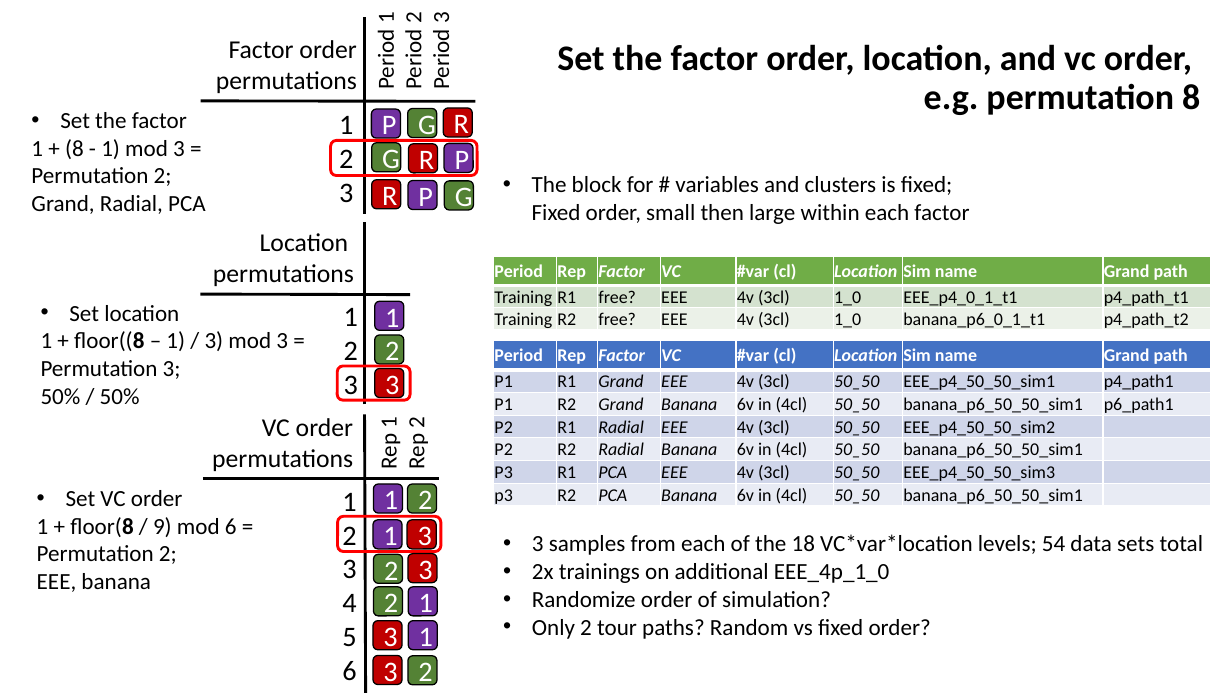
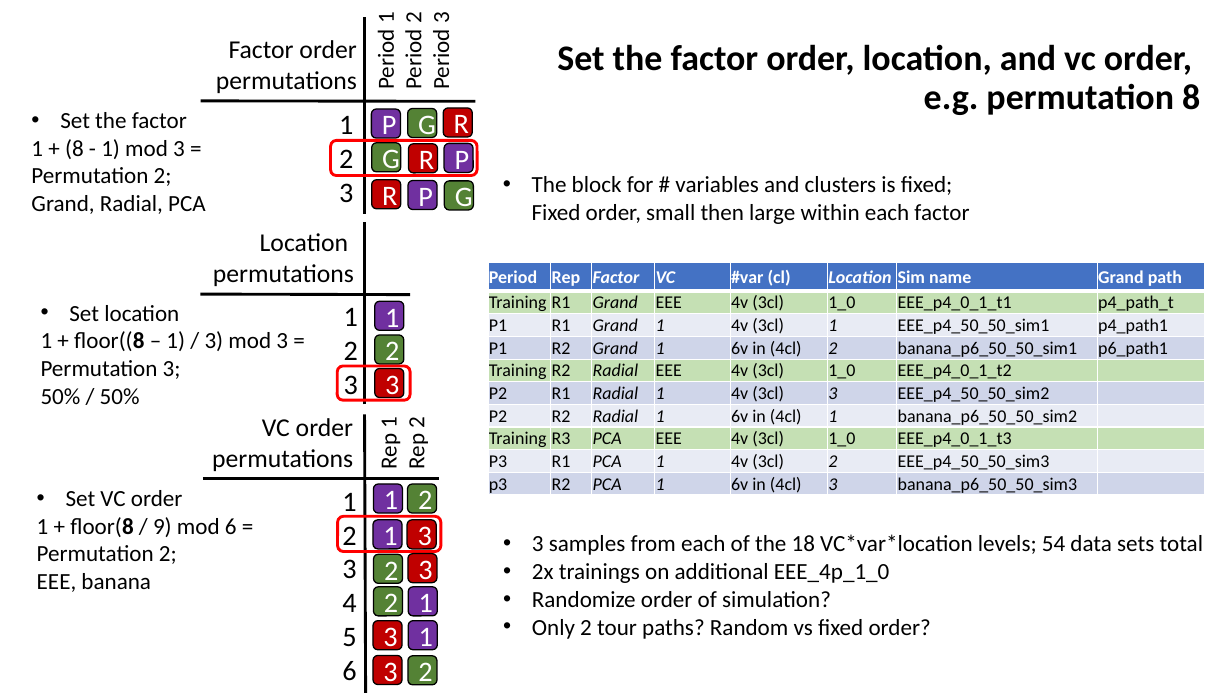
Before and after one commit to nspyrison/spinifex_study, a slide deck: slide 3 of paper/figures/Experimental design graphics.pptx. Drawn at 1232x693 pixels with LibreOffice and Linux fonts; fonts in the diff are those of the drawing. Boxes give left, top, right and bottom in pixels: in the first picture for what was removed or moved away, otherwise in the second. Text is boxed around its words. In the diff, an @@ line names an element or a change of style, - is before the commit and + after.

```diff
--- a/paper/figures/Experimental design graphics.pptx
+++ b/paper/figures/Experimental design graphics.pptx
@@ table at [488, 262, 1204, 499] @@
-row 2: P1 | R1 | Grand | EEE | 4v (3cl) | 50_50 | EEE_p4_50_50_sim1 | p4_path1
-row 3: P1 | R2 | Grand | Banana | 6v in (4cl) | 50_50 | banana_p6_50_50_sim1 | p6_path1
-row 4: P2 | R1 | Radial | EEE | 4v (3cl) | 50_50 | EEE_p4_50_50_sim2 | 
-row 5: P2 | R2 | Radial | Banana | 6v in (4cl) | 50_50 | banana_p6_50_50_sim1 | 
-row 6: P3 | R1 | PCA | EEE | 4v (3cl) | 50_50 | EEE_p4_50_50_sim3 | 
-row 7: p3 | R2 | PCA | Banana | 6v in (4cl) | 50_50 | banana_p6_50_50_sim1 | 
+row 2: Training | R1 | Grand | EEE | 4v (3cl) | 1_0 | EEE_p4_0_1_t1 | p4_path_t
+row 3: P1 | R1 | Grand | 1 | 4v (3cl) | 1 | EEE_p4_50_50_sim1 | p4_path1
+row 4: P1 | R2 | Grand | 1 | 6v in (4cl) | 2 | banana_p6_50_50_sim1 | p6_path1
+row 5: Training | R2 | Radial | EEE | 4v (3cl) | 1_0 | EEE_p4_0_1_t2 | 
+row 6: P2 | R1 | Radial | 1 | 4v (3cl) | 3 | EEE_p4_50_50_sim2 | 
+row 7: P2 | R2 | Radial | 1 | 6v in (4cl) | 1 | banana_p6_50_50_sim2 | 
+row 8: Training | R3 | PCA | EEE | 4v (3cl) | 1_0 | EEE_p4_0_1_t3 | 
+row 9: P3 | R1 | PCA | 1 | 4v (3cl) | 2 | EEE_p4_50_50_sim3 | 
+row 10: p3 | R2 | PCA | 1 | 6v in (4cl) | 3 | banana_p6_50_50_sim3 | 
@@ table: place and size @@
-table at [494, 341, 1210, 508]
+table at [488, 262, 1204, 499]
@@ table removed at [494, 256, 1210, 332], 3 rows, 8 columns @@
-Period | Rep | Factor | VC | #var (cl) | Location | Sim name | Grand path
-Training | R1 | free? | EEE | 4v (3cl) | 1_0 | EEE_p4_0_1_t1 | p4_path_t1
-Training | R2 | free? | EEE | 4v (3cl) | 1_0 | banana_p6_0_1_t1 | p4_path_t2
```
Also in this commit, not shown: 1 other slide changed, 5 other files.
